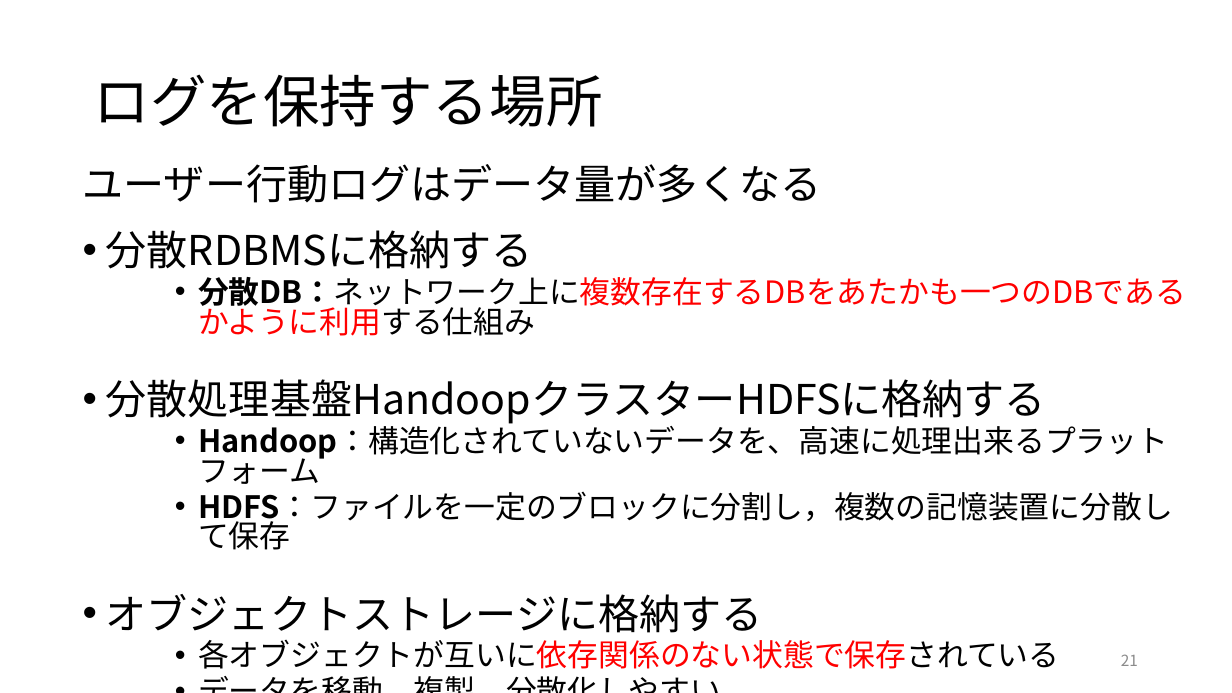
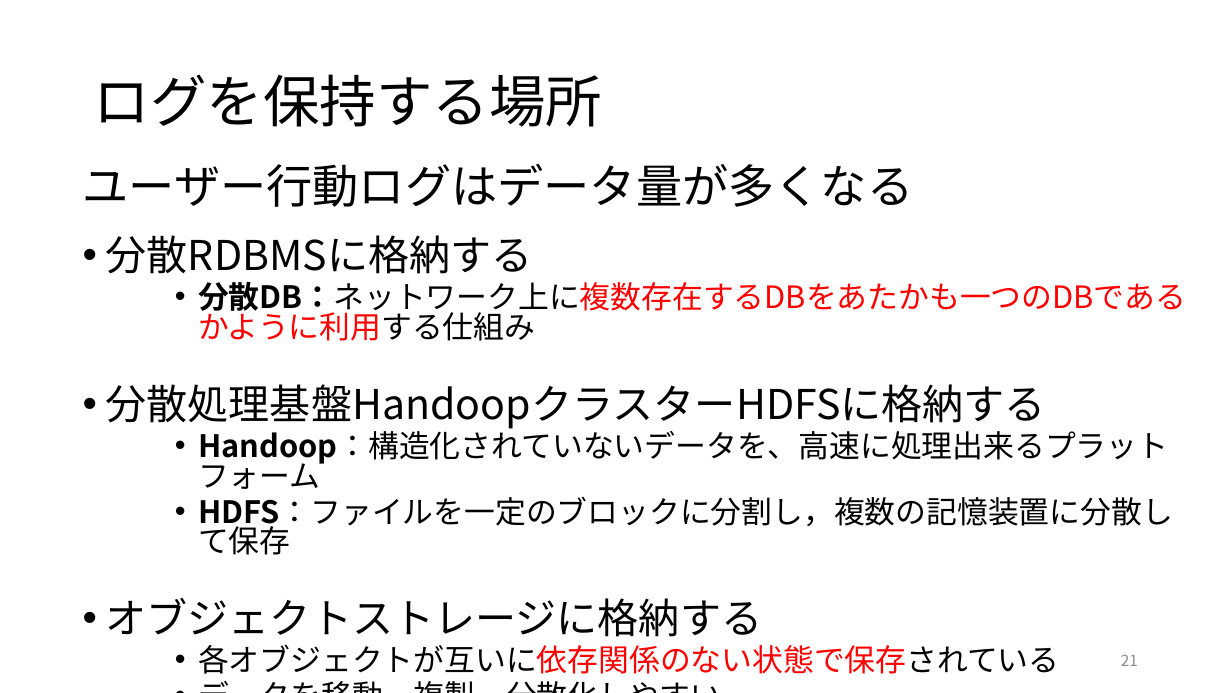
Before and after one commit to ryosuke-ku/Rinko, a slide deck: slide 21 of 仕事ではじめる機械学習第4章.pptx. Drawn at 1232x693 pixels with LibreOffice and Linux fonts; fonts in the diff are those of the drawing. Boxes give left, top, right and bottom in pixels: in the first picture for what was removed or moved away, otherwise in the second. Text is boxed around its words. In the diff, an @@ line names an element or a change of style, - is before the commit and + after.

```diff
--- a/仕事ではじめる機械学習第4章.pptx
+++ b/仕事ではじめる機械学習第4章.pptx
@@ text at <box>83,164,914,207</box>: size 32 to 36 pt in "ユーザー行動ログはデータ量が多くなる" @@
```
Also in this commit, not shown: 3 other slides changed, 1 slide added, 2 other files.
